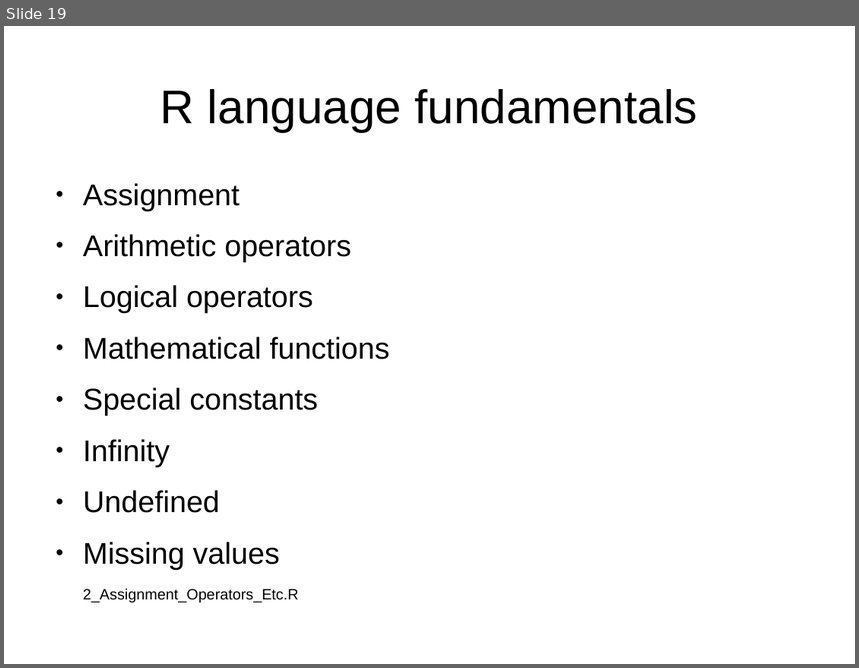
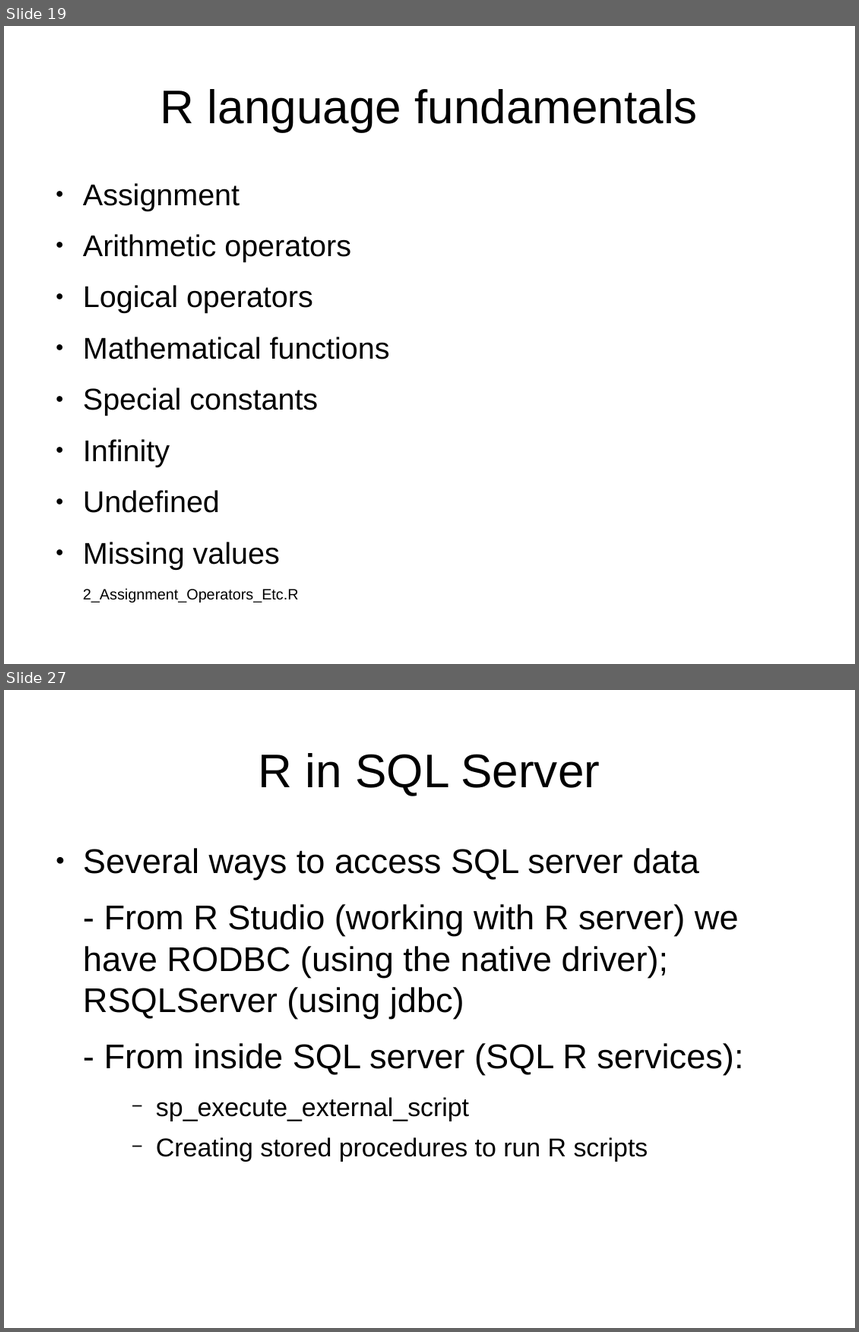
Before and after one commit to Johnny-Blue/R, a slide deck: R.odp. Shown one above the other, each under a label of ours: slide 19 before the commit, slides 19 and 27 after it; the slides between them are not shown. The pictures are 859x668 and 859x1332 pixels, drawn with LibreOffice and Linux fonts; fonts in the diff are those of the drawing. Boxes give left, top, right and bottom in pixels: in the first picture for what was removed or moved away, otherwise in the second. Text is boxed around its words. In the diff, an @@ line names an element or a change of style, - is before the commit and + after.

```diff
--- a/R.odp
+++ b/R.odp
@@ slide 27 added at box(4, 690, 855, 1328), background #FFFFFF @@
@@ title added at box(259, 753, 600, 796), 44 pt, text #000000 @@
+R in SQL Server
@@ text added at box(83, 848, 743, 1161), 32 pt, text #000000 @@
+● Several ways to access SQL server data
+- From R Studio (working with R server) we have RODBC (using the native driver); RSQLServer (using jdbc)
+- From inside SQL server (SQL R services):
+    − sp_execute_external_script
+    − Creating stored procedures to run R scripts
```
Also in this commit, not shown: 4 slides changed, 4 other slides added, 8 other files.
